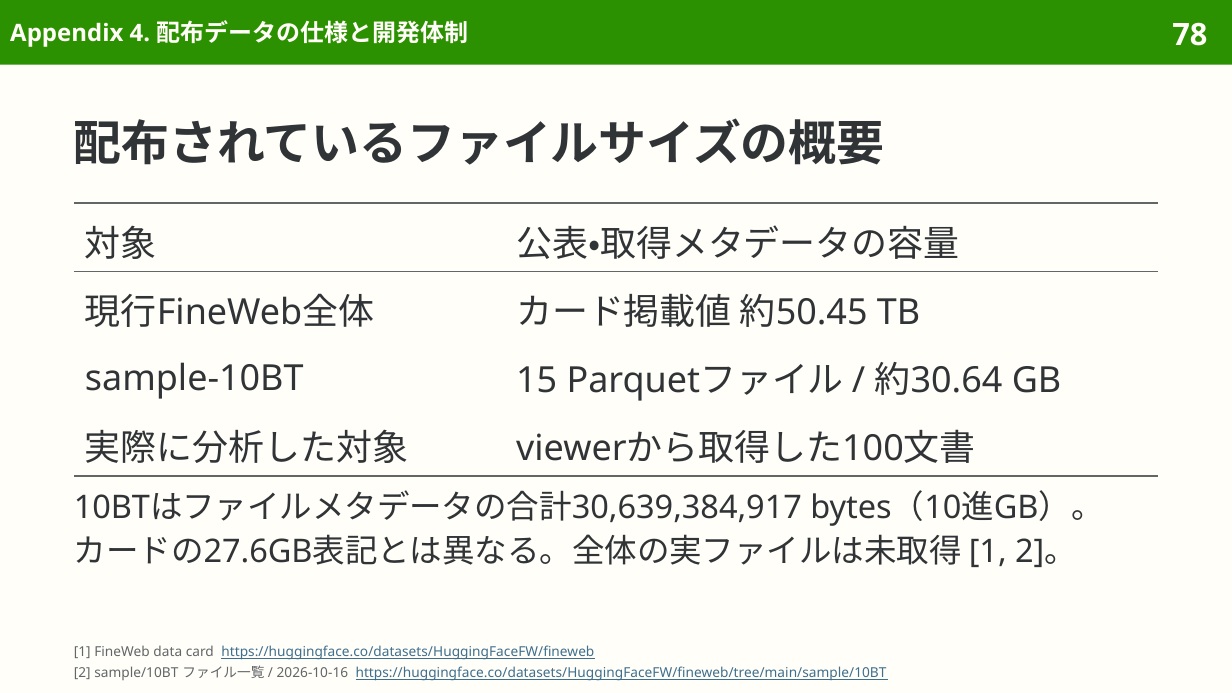
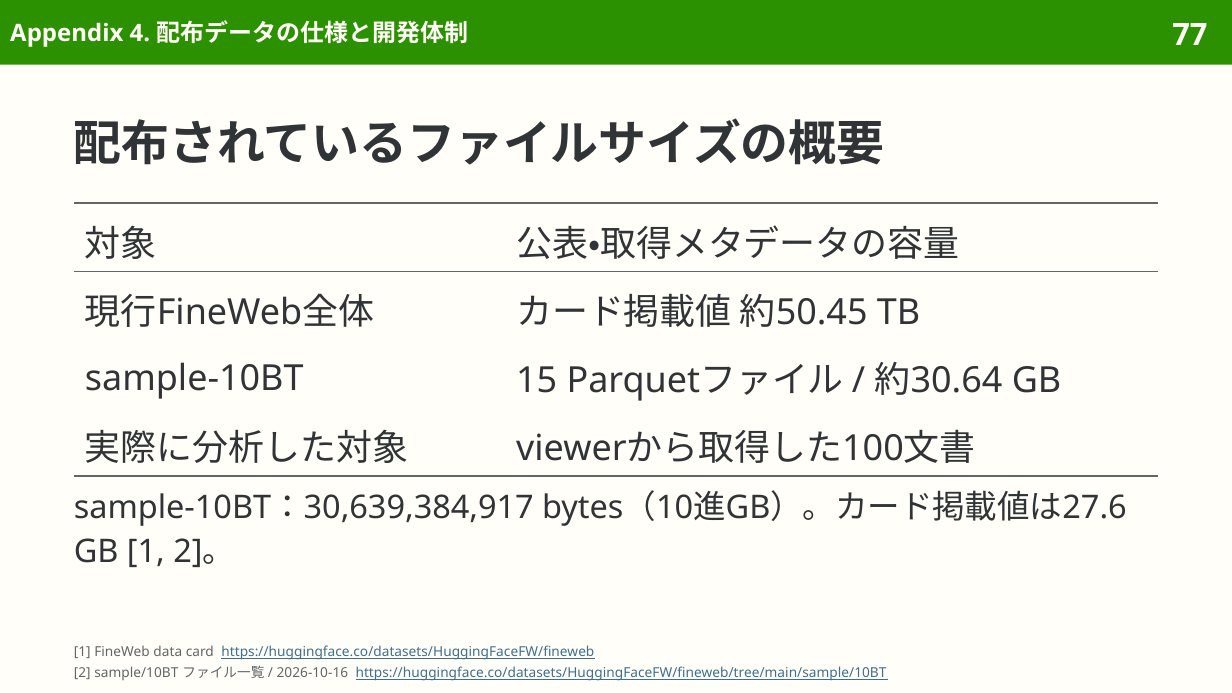
Before and after one commit to sasakiy84/datasets-in-10-minutes, a slide deck: slide 77 of slides/datasets-in-10-minutes-fineweb.pptx (slide 78 before the commit). Drawn at 1232x693 pixels with LibreOffice and Linux fonts; fonts in the diff are those of the drawing. Boxes give left, top, right and bottom in pixels: in the first picture for what was removed or moved away, otherwise in the second. Text is boxed around its words. In the diff, an @@ line names an element or a change of style, - is before the commit and + after.

```diff
--- a/slides/datasets-in-10-minutes-fineweb.pptx
+++ b/slides/datasets-in-10-minutes-fineweb.pptx
@@ page number at (1172, 23, 1207, 45): text changed @@
-78
+77
@@ text at (74, 490, 1127, 567): text changed @@
-10BTはファイルメタデータの合計30,639,384,917 bytes（10進GB）。カードの27.6GB表記とは異なる。全体の実ファイルは未取得 [1, 2]。
+sample-10BT：30,639,384,917 bytes（10進GB）。カード掲載値は27.6 GB [1, 2]。
```
Also in this commit, not shown: 34 other slides changed, 1 slide removed, 16 other files.
